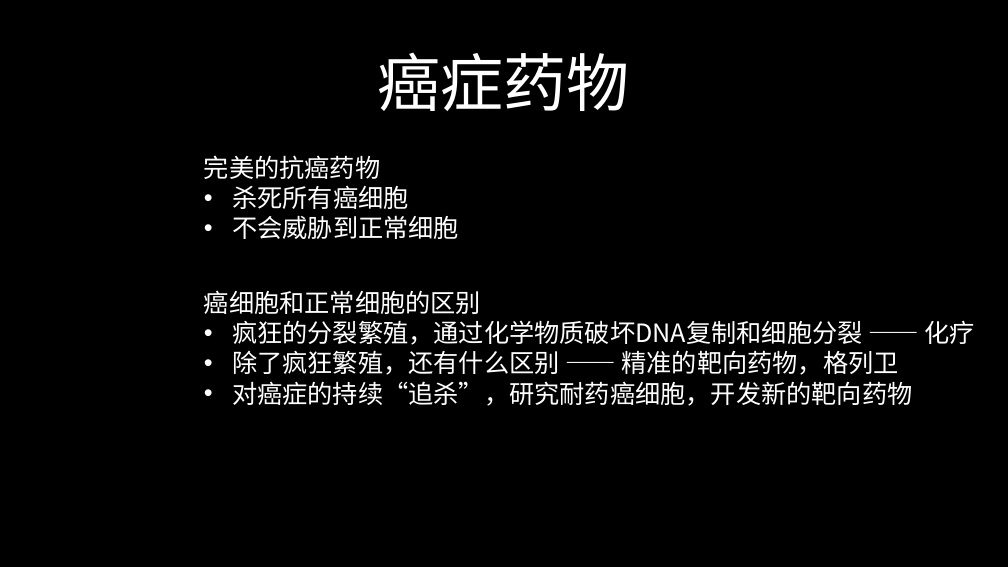
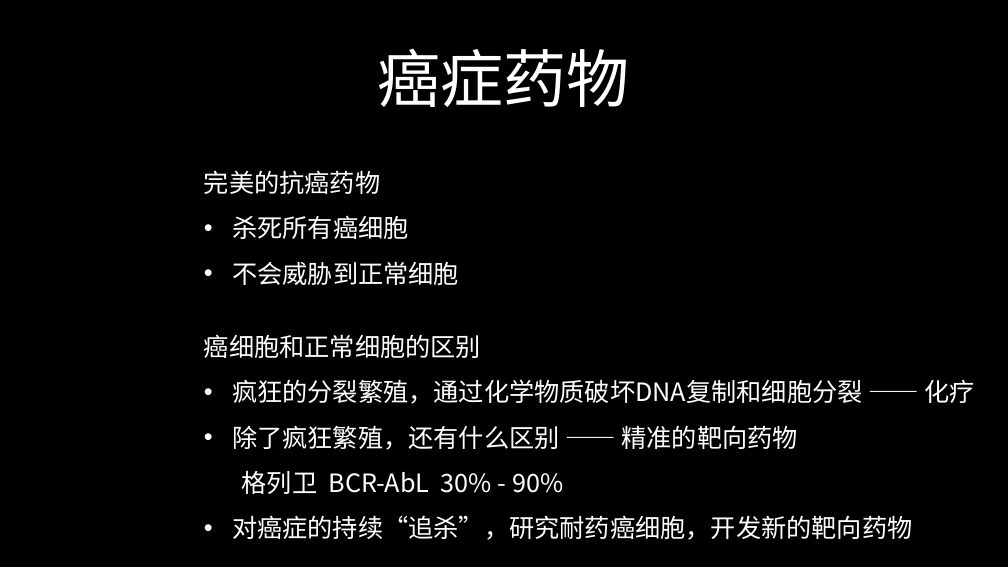
Before and after one commit to FredJiangFei/freetalk, a slide deck: slide 10 of 癌症/癌症.pptx (slide 8 before the commit). Drawn at 1008x567 pixels with LibreOffice and Linux fonts; fonts in the diff are those of the drawing. Boxes give left, top, right and bottom in pixels: in the first picture for what was removed or moved away, otherwise in the second. Text is boxed around its words. In the diff, an @@ line names an element or a change of style, - is before the commit and + after.

```diff
--- a/癌症/癌症.pptx
+++ b/癌症/癌症.pptx
@@ title "癌症药物": place and size @@
-title "癌症药物" at (378, 52, 630, 111)
+title "癌症药物" at (378, 48, 630, 107)
@@ text "完美的抗癌药物" at (204, 170, 459, 285): line spacing 1 to 1.5 @@
@@ text "癌细胞和正常细胞的区别": place and size @@
-text "癌细胞和正常细胞的区别" at (204, 290, 974, 406)
+text "癌细胞和正常细胞的区别" at (204, 334, 974, 540)
@@ text at (204, 334, 974, 540): line spacing 1 to 1.5 @@
@@ text at (232, 425, 797, 494): text changed @@
-• 除了疯狂繁殖，还有什么区别 —— 精准的靶向药物，格列卫
+• 除了疯狂繁殖，还有什么区别 —— 精准的靶向药物
+格列卫 BCR-AbL 30% - 90%
```
Also in this commit, not shown: 9 other slides changed, 6 slides added, 1 other file.
